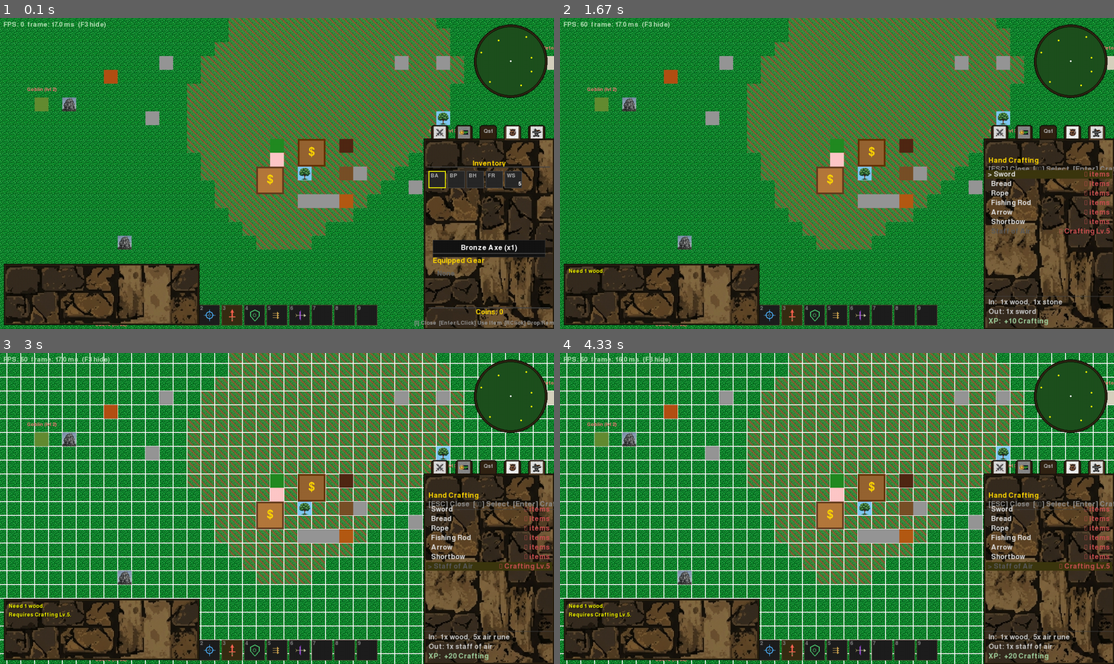
Above: before the commit, frames 1-4 (two rows, left to right).
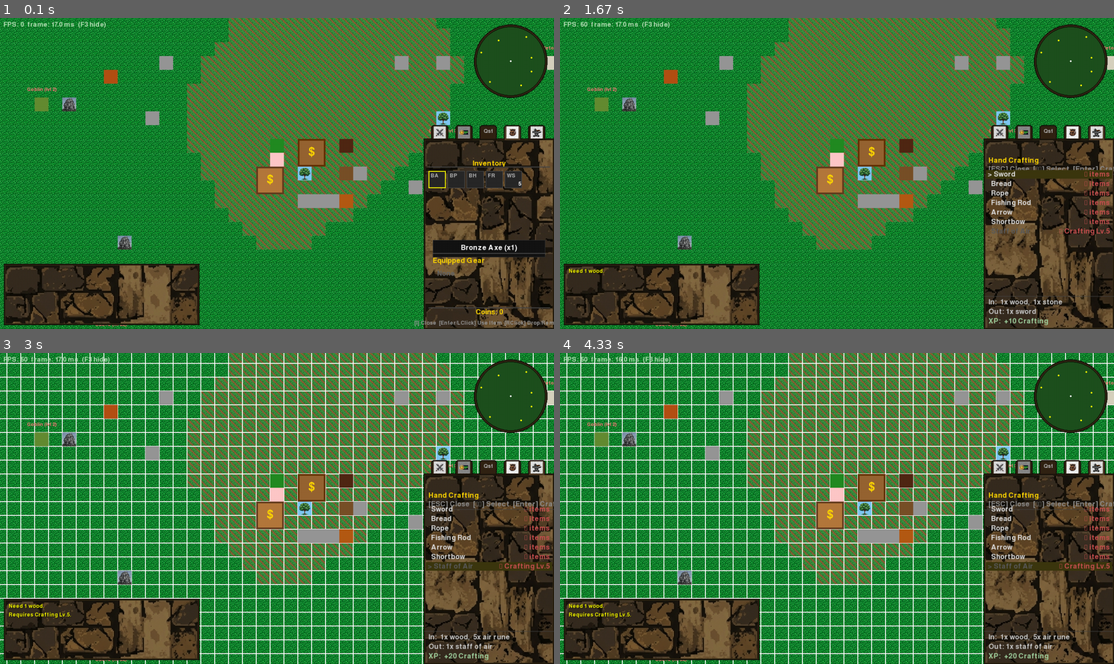
Above: after the commit, the same moments.

Repository: jacobziemba-dev/my-pygame-rpg
Game: pygame game, started from main.py
The game is run twice, just before and just after one commit, with the same random seed, the same clock (stepped at 60 frames per second) and the same inputs.
Inputs (mouse positions are in pixels of both pictures, inside the frame that each line leads up to):
- Up to frame 1 (0.1 s): no input
- Up to frame 2 (1.67 s): click "Goblin (lvl 2)" at 0.38 s; click (1025, 133) at 0.72 s; click (1097, 133) at 1.05 s; tap Enter at 1.33 s
- Up to frame 3 (3 s): click "Goblin (lvl 2)" at 1.72 s; tap G at 2 s; hold Up 2.33-2.8 s; tap Enter at 2.83 s
- Up to frame 4 (4.33 s): click "Goblin (lvl 2)" at 3.22 s; hold Down 3.5-3.8 s; hold Up 3.83-4.2 s; hold Down from 4.23 s (still down)

The runs differ from the first frame. In frame 1, 2.1% of the frame differs, in the area x 31-69%, y 92-100%; in frame 2, 2.1%; in frame 3, 2.1%; in frame 4, 2.1%.

Commit message:
feat: implement core game manager, save system, and UI architecture

Diff:
--- a/src/core/game_manager.py
+++ b/src/core/game_manager.py
@@ -697,11 +697,6 @@
                         self.ui.close_dialogue()
             return
 
-        # Hotbar slots 1–9
-        if event.key in (pygame.K_1, pygame.K_2, pygame.K_3, pygame.K_4,
-                         pygame.K_5, pygame.K_6, pygame.K_7, pygame.K_8, pygame.K_9):
-            self._activate_hotbar_slot(event.key - pygame.K_1)
-            return
         if event.key == pygame.K_e:
             self._interact()
         elif event.key == pygame.K_f:
@@ -738,22 +733,6 @@
             else:
                 self.ui.show_message("No Save Found.")
 
-    def _activate_hotbar_slot(self, index):
-        """Activate hotbar slot at 0-based index."""
-        slots = self.ui.hotbar_slots
-        if index >= len(slots) or slots[index] is None:
-            return
-        action = slots[index]
-        if action == "toggle_combat":
-            new_mode = "ranged" if self.player.combat_mode == "melee" else "melee"
-            self.player.set_combat_mode(new_mode)
-            self.ui.show_message(f"Combat mode: {new_mode.capitalize()}")
-        elif action in ("accurate", "aggressive", "defensive", "rapid", "longrange"):
-            self.player.set_combat_style(action)
-            self.ui.show_message(f"Style: {action.capitalize()}")
-        else:
-            success, msg = self.player.use_item(action)
-            self.ui.show_message(msg)
 
     def _interact(self):
         # Check for bank
--- a/src/systems/save_manager.py
+++ b/src/systems/save_manager.py
@@ -70,8 +70,6 @@
                 } for s in gm.stations
             ]
 
-        if gm and hasattr(gm, 'ui'):
-            data["hotbar"] = gm.ui.hotbar_slots
 
         with open(SAVE_FILE, "w") as f:
             json.dump(data, f)
@@ -157,8 +155,5 @@
                         s.items_to_process = s_data.get("items_to_process", 0)
                         s.processed_items = s_data.get("processed_items", 0)
 
-            if "hotbar" in data and hasattr(gm, 'ui'):
-                loaded = data["hotbar"]
-                gm.ui.hotbar_slots = (loaded + [None] * 9)[:9]
 
         return True
--- a/src/ui/ui.py
+++ b/src/ui/ui.py
@@ -64,16 +64,6 @@
         self.xp_drops = []
         self._xp_drop_duration = 1000
 
-        # Hotbar — 9 slots: None | item_name | style_name | "toggle_combat"
-        self.hotbar_slots = [
-            "toggle_combat",  # 1
-            "accurate",       # 2
-            "aggressive",     # 3
-            "defensive",      # 4
-            "rapid",          # 5
-            "longrange",      # 6
-            None, None, None, # 7-9 (assignable)
-        ]
 
         # RS-style right-click context menu
         # {"pos": (x, y), "options": [{"label": str, "action": callable}]}
@@ -339,7 +329,7 @@
         # Draw Player HP Bar
         hp_bar_width = 200
         hp_bar_height = 20
-        hp_y = surface.get_height() - hp_bar_height - 76  # shifted up for hotbar
+        hp_y = surface.get_height() - hp_bar_height - 20
         hp_x = 20
         fill = (self.player.hp / self.player.max_hp) * hp_bar_width
 
@@ -368,7 +358,7 @@
                  "[M] Toggle mode", "[1-9] Hotbar",
                  "[F5] Save", "[F9] Load"]
         hint_x = surface.get_width() - 140
-        hint_y = surface.get_height() - len(hints) * 18 - 64  # above hotbar
+        hint_y = surface.get_height() - len(hints) * 18 - 8
         for i, hint in enumerate(hints):
             hint_surf = self.font.render(hint, True, (110, 110, 110))
             surface.blit(hint_surf, (hint_x, hint_y + i * 18))
@@ -431,7 +421,6 @@
         if getattr(self, 'active_dialogue', None):
             self._draw_dialogue(surface)
 
-        self._draw_hotbar(surface)
 
         # Draw Sidebar
         self._draw_sidebar(surface)
@@ -1103,147 +1092,13 @@
                 text = self.small_font.render(label, True, (218, 165, 32))
                 surface.blit(text, (x + 5, y + 5))
 
-    def _draw_hotbar_icon(self, surface, slot_val, cx, cy, color):
-        """Draw a small icon for a hotbar slot centered at (cx, cy)."""
-        if slot_val == "toggle_combat":
-            # Sword (melee) or bow (ranged) depending on current mode
-            if self.player.combat_mode == "ranged":
-                # Bow: arc left side + bowstring
-                pygame.draw.arc(surface, color,
-                                (cx - 10, cy - 12, 14, 24), -1.2, 1.2, 2)
-                pygame.draw.line(surface, color, (cx + 2, cy - 11), (cx + 2, cy + 11), 1)
-                # Arrow nocked
-                pygame.draw.line(surface, (200, 200, 160), (cx - 6, cy), (cx + 10, cy), 1)
-                pygame.draw.polygon(surface, (200, 200, 160),
-                                    [(cx + 10, cy), (cx + 6, cy - 3), (cx + 6, cy + 3)])
-            else:
-                # Sword: blade + crossguard + grip
-                pygame.draw.line(surface, color, (cx, cy + 13), (cx, cy - 13), 3)  # blade
-                pygame.draw.line(surface, color, (cx - 7, cy + 2), (cx + 7, cy + 2), 2)  # guard
-                pygame.draw.line(surface, (150, 120, 80), (cx, cy + 3), (cx, cy + 10), 3)  # grip
-
-        elif slot_val == "accurate":
-            # Crosshair / target
-            pygame.draw.circle(surface, color, (cx, cy), 9, 2)
-            pygame.draw.circle(surface, color, (cx, cy), 3, 1)
-            pygame.draw.line(surface, color, (cx - 13, cy), (cx - 5, cy), 1)
-            pygame.draw.line(surface, color, (cx + 5, cy), (cx + 13, cy), 1)
-            pygame.draw.line(surface, color, (cx, cy - 13), (cx, cy - 5), 1)
-            pygame.draw.line(surface, color, (cx, cy + 5), (cx, cy + 13), 1)
-
-        elif slot_val == "aggressive":
-            # Upward sword thrust (power strike feel)
-            pygame.draw.line(surface, color, (cx, cy + 13), (cx, cy - 10), 3)   # blade
-            pygame.draw.polygon(surface, color,
-                                [(cx, cy - 14), (cx - 4, cy - 7), (cx + 4, cy - 7)])  # tip
-            pygame.draw.line(surface, color, (cx - 7, cy + 3), (cx + 7, cy + 3), 2)  # guard
-            pygame.draw.line(surface, (150, 120, 80), (cx, cy + 4), (cx, cy + 11), 3)  # grip
-
-        elif slot_val == "defensive":
-            # Shield shape
-            pts = [
-                (cx,      cy - 13),
-                (cx + 10, cy - 8),
-                (cx + 10, cy + 2),
-                (cx,      cy + 13),
-                (cx - 10, cy + 2),
-                (cx - 10, cy - 8),
-            ]
-            pygame.draw.polygon(surface, color, pts, 2)
-            # Boss (center circle)
-            pygame.draw.circle(surface, color, (cx, cy), 4, 1)
-
-        elif slot_val == "rapid":
-            # Three arrows pointing right (fast volleys)
-            for dy in (-5, 0, 5):
-                sx, sy = cx - 10, cy + dy
-                pygame.draw.line(surface, color, (sx, sy), (sx + 14, sy), 1)
-                pygame.draw.polygon(surface, color,
-                                    [(sx + 14, sy), (sx + 10, sy - 3), (sx + 10, sy + 3)])
-
-        elif slot_val == "longrange":
-            # Bow with long arrow
-            pygame.draw.arc(surface, color,
-                            (cx - 11, cy - 12, 14, 24), -1.2, 1.2, 2)
-            pygame.draw.line(surface, color, (cx + 2, cy - 11), (cx + 2, cy + 11), 1)
-            # Long arrow
-            pygame.draw.line(surface, (200, 200, 160), (cx - 8, cy), (cx + 14, cy), 1)
-            pygame.draw.polygon(surface, (200, 200, 160),
-                                [(cx + 14, cy), (cx + 10, cy - 3), (cx + 10, cy + 3)])
-            # Fletching
-            pygame.draw.line(surface, (200, 180, 100), (cx - 6, cy), (cx - 9, cy - 3), 1)
-            pygame.draw.line(surface, (200, 180, 100), (cx - 6, cy), (cx - 9, cy + 3), 1)
-
-    def _draw_hotbar(self, surface):
-        SLOT = 48
-        PAD  = 4
-        N    = 9
-        total_w = N * SLOT + (N - 1) * PAD
-        hx = (surface.get_width()  - total_w) // 2
-        hy = surface.get_height() - SLOT - 8
-
-        STYLE_COLORS = {
-            "accurate":      (80,  180, 255),
-            "aggressive":    (255, 100,  80),
-            "defensive":     (80,  220, 120),
-            "rapid":         (200, 160,  80),
-            "longrange":     (160,  80, 220),
-            "toggle_combat": (255, 215,   0),
-        }
-
-        for i in range(N):
-            x = hx + i * (SLOT + PAD)
-            slot_val = self.hotbar_slots[i]
-
-            # Highlight currently-active style slot
-            is_active = (slot_val == self.player.combat_style or slot_val == "toggle_combat")
-            bg_color  = (55, 45, 20) if is_active else (30, 30, 30)
-            pygame.draw.rect(surface, bg_color,    (x, hy, SLOT, SLOT))
-            pygame.draw.rect(surface, (90, 80, 50), (x, hy, SLOT, SLOT), 1)
-
-            # Slot number top-left
-            num_surf = self.small_font.render(str(i + 1), True, (130, 130, 130))
-            surface.blit(num_surf, (x + 2, hy + 2))
-
-            if slot_val is None:
-                continue
-
-            cx = x + SLOT // 2
-            cy = hy + SLOT // 2
-
-            if slot_val in STYLE_COLORS:
-                color = STYLE_COLORS[slot_val]
-                self._draw_hotbar_icon(surface, slot_val, cx, cy, color)
-            else:
-                # Item slot — sprite or abbreviation fallback
-                if slot_val in self.item_images:
-                    img_scaled = pygame.transform.scale(self.item_images[slot_val], (32, 32))
-                    surface.blit(img_scaled, (x + 8, hy + 8))
-                    count = self.player.inventory.items.get(slot_val, 0)
-                    if count > 0:
-                        c_surf = self.small_font.render(str(count), True, (255, 255, 255))
-                        surface.blit(c_surf, (x + SLOT - c_surf.get_width() - 2,
-                                              hy + SLOT - c_surf.get_height() - 2))
-                else:
-                    parts = slot_val.split("_")
-                    label = (parts[0][0] + parts[1][0]).upper() if len(parts) > 1 else slot_val[:2].upper()
-                    text_surf = self.font.render(label, True, (200, 200, 200))
-                    surface.blit(text_surf, (cx - text_surf.get_width() // 2,
-                                             cy - text_surf.get_height() // 2))
 
     def _draw_combat_tab(self, surface, crect=None):
         """RS-style combat style selector panel shown above the hotbar."""
         if crect:
             panel_x, panel_y, panel_w, panel_h = crect.x, crect.y, crect.w, crect.h
         else:
-            SLOT = 48
-            N    = 9
-            PAD  = 4
-            total_w = N * SLOT + (N - 1) * PAD
-            panel_w = 240
-            panel_h = 140
-            panel_x = (surface.get_width() - panel_w) // 2
-            panel_y = surface.get_height() - SLOT - 8 - panel_h - 4
+            panel_y = surface.get_height() - panel_h - 10
 
 
         pygame.draw.rect(surface, (80, 70, 40), (panel_x, panel_y, panel_w, panel_h), 1)
@@ -1399,14 +1254,5 @@
         if dist_sq <= (mm_radius + 4)**2:
             return True
 
-        # 7. Hotbar
-        SLOT = 48
-        PAD  = 4
-        N    = 9
-        total_w = N * SLOT + (N - 1) * PAD
-        hx = (SCREEN_WIDTH - total_w) // 2
-        hy = SCREEN_HEIGHT - SLOT - 8
-        if pygame.Rect(hx, hy, total_w, SLOT).collidepoint(pos):
-            return True
 
         return False
